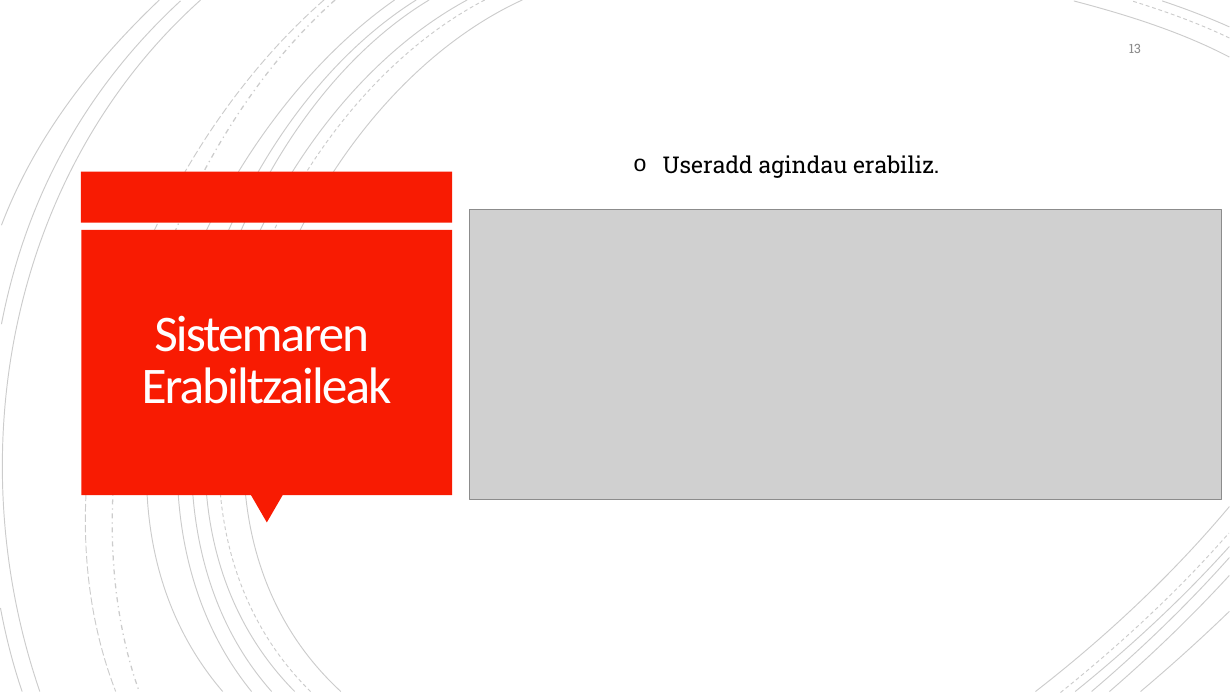
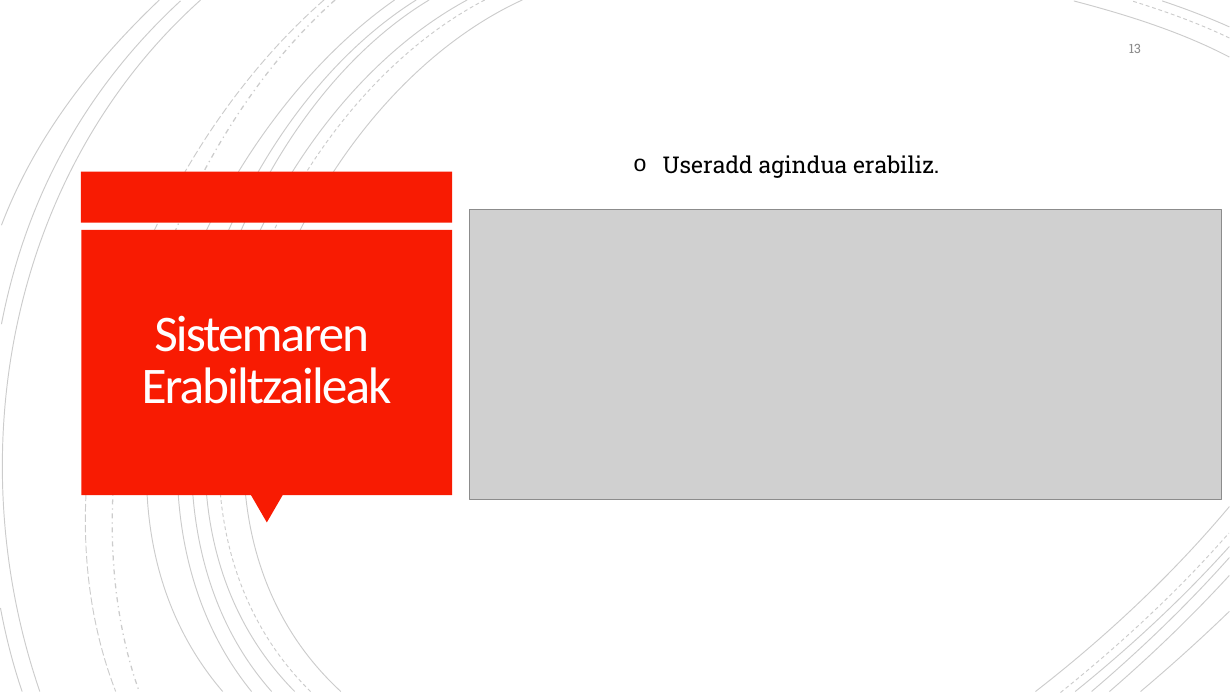
Before and after one commit to OceansForce/Erronka_5_Taldea, a slide deck: slide 13 of Aurkezpena/Aurkezpena_5.taldea_2.sprint.pptx. Drawn at 1232x693 pixels with LibreOffice and Linux fonts; fonts in the diff are those of the drawing; grey boxes stand for pictures; background and template pictures are left out. Boxes give left, top, right and bottom in pixels: in the first picture for what was removed or moved away, otherwise in the second. Text is boxed around its words. In the diff, an @@ line names an element or a change of style, - is before the commit and + after.

```diff
--- a/Aurkezpena/Aurkezpena_5.taldea_2.sprint.pptx
+++ b/Aurkezpena/Aurkezpena_5.taldea_2.sprint.pptx
@@ text at [663,155,939,178]: text changed @@
-o Useradd agindau erabiliz.
+o Useradd agindua erabiliz.
```
Also in this commit, not shown: 1 other slide changed, 5 other files.
